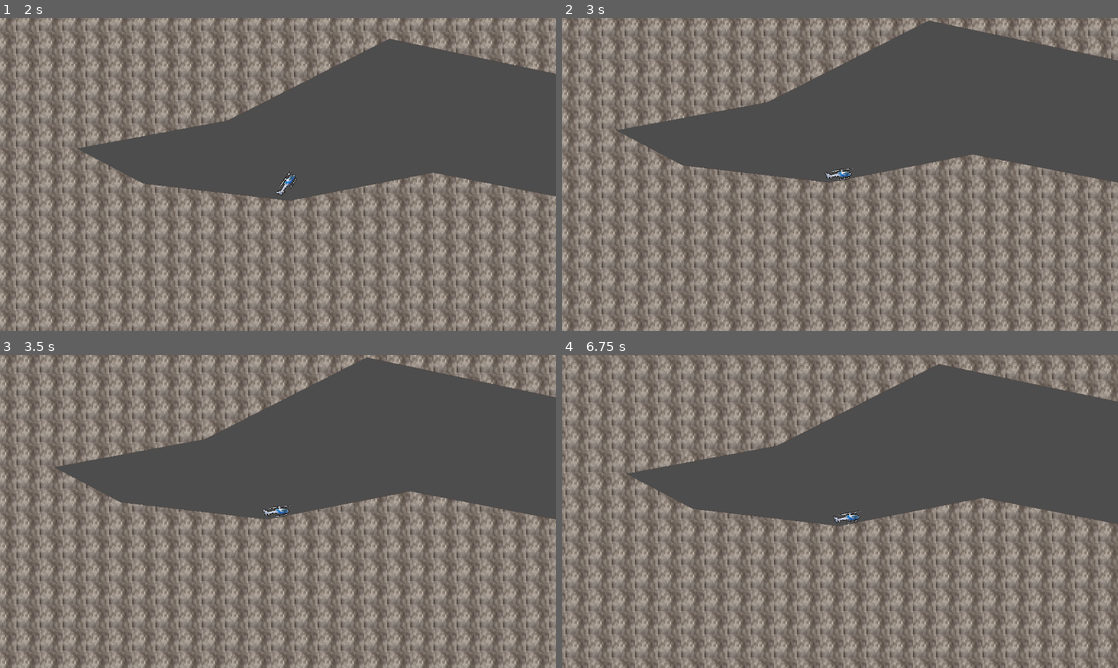
Above: before the commit, frames 1-4 (two rows, left to right).
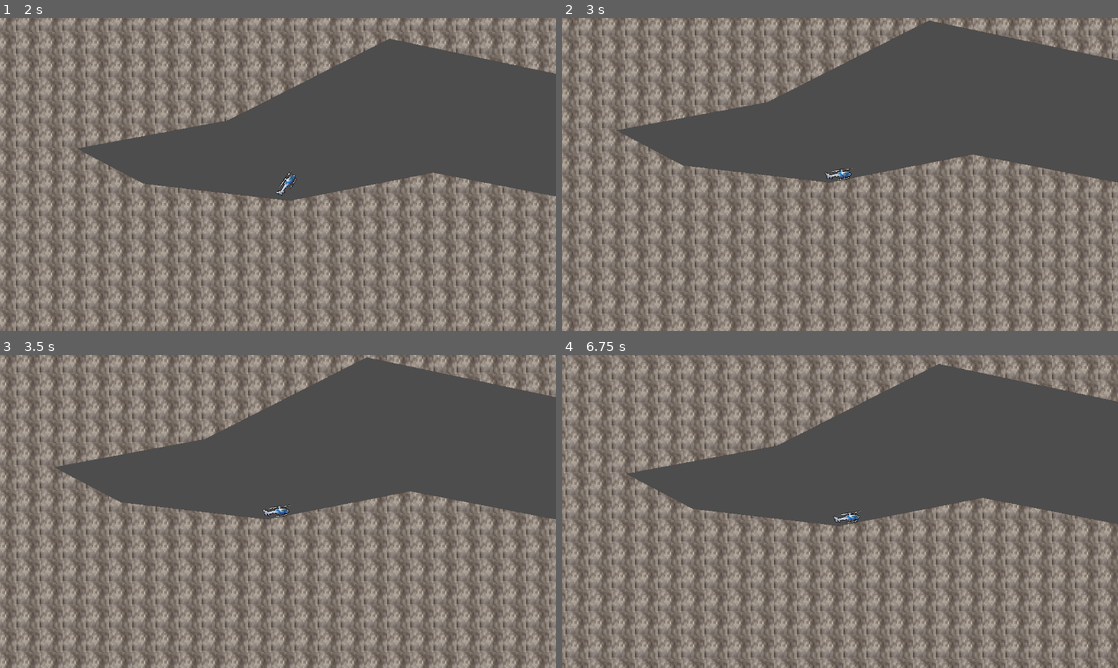
Above: after the commit, the same moments.

Repository: crispyBrownWork/fathelicopter
Game: Godot game, scene res://world_environment.tscn
Two runs of this game, one before a commit and one after it. Both use one fixed random seed, a clock stepped at 60 frames per second and the inputs below.
Inputs (mouse positions are in pixels of both pictures, inside the frame that each line leads up to):
- Up to frame 1 (2 s): tap Enter at 0.5 s; move the mouse to (250, 237) at 0.52 s; hold Up (ui_up) 0.53-1.25 s; hold Alt 0.53-1.25 s; click (250, 237) at 0.67 s; tap Space at 0.77 s; drag from (444, 221) to (250, 237) at 1.27 s
- Up to frame 2 (3 s): move the mouse to (673, 127) at 2.02 s; hold Left (ui_left) 2.03-2.75 s; hold Ctrl 2.03-2.75 s; drag from (867, 174) to (673, 127) at 2.77 s
- Up to frame 3 (3.5 s): no input
- Up to frame 4 (6.75 s): move the mouse to (756, 433) at 3.52 s; hold Left (ui_left) 3.53-4.25 s; hold Alt 3.53-4.25 s; tap Space at 3.77 s; tap R (reset) at 4.25 s; drag from (962, 495) to (756, 433) at 4.27 s; move the mouse to (728, 527) at 5.02 s; hold Up (ui_up) 5.03-5.75 s; hold Ctrl 5.03-5.75 s; click (728, 527) at 5.17 s; drag from (895, 442) to (728, 527) at 5.77 s; move the mouse to (812, 574) at 6.52 s; hold Right (ui_right) from 6.53 s (still down); hold Alt from 6.53 s (still down)

Frame 1 is identical in both runs. In frame 2, 3.9% of the frame differs, in the area x 0-100%, y 0-100%; in frame 3, less than 0.1%; in frame 4, less than 0.1%.

Commit message:
Refactoring
Refactored scripts into methods

Diff:
--- a/RigidBody2D.gd
+++ b/RigidBody2D.gd
@@ -9,38 +9,46 @@
 @export var linear_drag: float = 0.01  # Linear drag coefficient (0-1)
 @export var angular_drag: float = 0.01  # Angular drag coefficient (0-1)
 
+# Physics processing
 func _physics_process(delta: float) -> void:
-	# Apply drag to linear velocity
+	apply_drag()
+	handle_torque(delta)
+	return_to_upright(delta)
+	handle_force(delta)
+
+# Apply drag to linear and angular velocity
+func apply_drag() -> void:
 	linear_velocity = linear_velocity.lerp(Vector2.ZERO, linear_drag)
-
-	# Apply drag to angular velocity
 	angular_velocity = lerp(angular_velocity, 0.0, angular_drag)
 
-	# Apply torque based on input
+# Handle torque inputs
+func handle_torque(delta: float) -> void:
 	if Input.is_action_pressed("ui_left"):  # Rotate left
 		apply_torque_impulse(-torque_strength * delta)
 	elif Input.is_action_pressed("ui_right"):  # Rotate right
 		apply_torque_impulse(torque_strength * delta)
-	else:
-		# Return to upright position
-		if rotation_degrees > 0:
-			apply_torque_impulse(-return_torque * delta)
-		elif rotation_degrees < 0:
-			apply_torque_impulse(return_torque * delta)
 
-	# Apply upward force
+# Return to upright position
+func return_to_upright(delta: float) -> void:
+	if rotation_degrees > 0:
+		apply_torque_impulse(-return_torque * delta)
+	elif rotation_degrees < 0:
+		apply_torque_impulse(return_torque * delta)
+
+# Handle upward force
+func handle_force(delta: float) -> void:
 	if Input.is_action_pressed("ui_up"):
-		# Calculate the upward direction relative to the rotation
 		var upward_direction = Vector2.UP.rotated(rotation)
-		# Apply the force in the upward direction
 		apply_central_force(upward_direction * force_strength * delta)
 
+# Handle collision
 func _on_body_entered(body: Node, collision: KinematicCollision2D) -> void:
-	# Calculate impact force using mass and velocity
+	var impact_force = calculate_impact_force(body)
+	emit_signal("collision_occurred", impact_force, global_position)
+
+# Calculate impact force during collision
+func calculate_impact_force(body: Node) -> float:
 	var relative_velocity = linear_velocity
 	if body is RigidBody2D:
-		relative_velocity = linear_velocity - body.linear_velocity
-# F = ma, where 'a' is derived from the velocity change during collision
-	var impact_force = mass * relative_velocity.length()
-
-	emit_signal("collision_occurred", impact_force, global_position)
+		relative_velocity -= body.linear_velocity
+	return mass * relative_velocity.length()
--- a/project.godot
+++ b/project.godot
@@ -10,13 +10,14 @@
 
 [application]
 
-config/name="FatHelicopter"
+config/name="ClumsyCopter"
 run/main_scene="res://world_environment.tscn"
 config/features=PackedStringArray("4.2", "Forward Plus")
 config/icon="res://icon.svg"
 
 [display]
 
+window/size/mode=2
 window/stretch/mode="viewport"
 
 [editor_plugins]
--- a/world_environment.gd
+++ b/world_environment.gd
@@ -8,6 +8,9 @@
 
 # Called every frame. 'delta' is the elapsed time since the previous frame.
 func _process(delta: float) -> void:
+	reload_scnene()
+
+func reload_scnene() -> void:
 	if(Input.is_action_pressed("reset")):
 		get_tree().reload_current_scene()
 	pass
Not shown: 59 places in world_environment.tscn that only renumber resources
